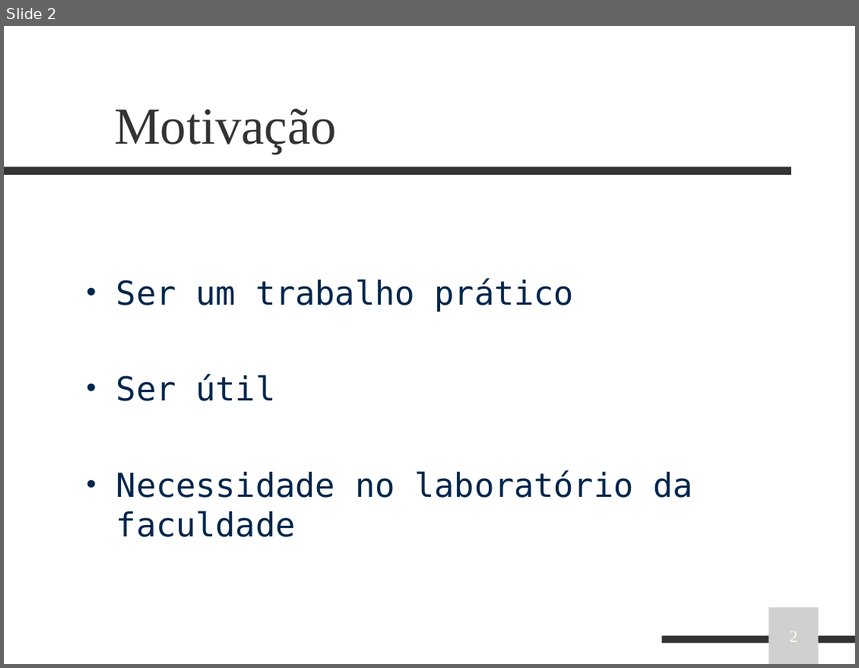
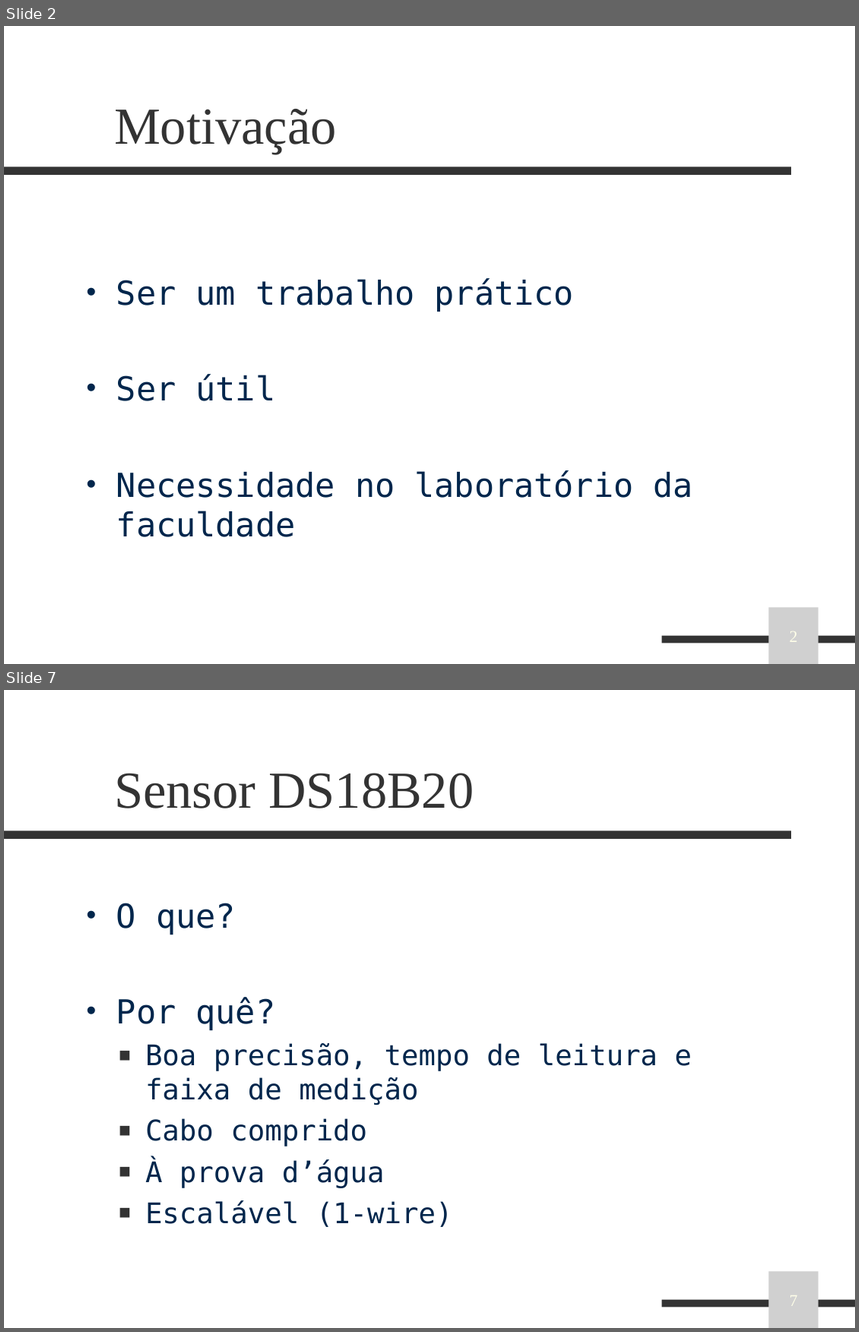
Before and after one commit to rennancockles/RealTimeMonitor, a slide deck: docs/apresentacao.ppt. Shown one above the other, each under a label of ours: slide 2 before the commit, slides 2 and 7 after it; the slides between them are not shown. The pictures are 859x668 and 859x1332 pixels, drawn with LibreOffice and Linux fonts; fonts in the diff are those of the drawing; grey boxes stand for pictures; background and template pictures are left out. Boxes give left, top, right and bottom in pixels: in the first picture for what was removed or moved away, otherwise in the second. Text is boxed around its words. In the diff, an @@ line names an element or a change of style, - is before the commit and + after.

```diff
--- a/docs/apresentacao.ppt
+++ b/docs/apresentacao.ppt
@@ slide 7 added at <box>4,690,855,1328</box>, background picture (left out); not listed: 2 template elements that a slide beside it also shows @@
@@ title added at <box>114,773,474,809</box>, 44 pt, text #333333 @@
+Sensor DS18B20
@@ text added at <box>116,903,692,1227</box>, 24 pt, text #00264C @@
+• O que?
+• Por quê?
+  ■ Boa precisão, tempo de leitura e faixa de medição
+  ■ Cabo comprido
+  ■ À prova d’água
+  ■ Escalável (1-wire)
@@ picture added at <box>769,1271,819,1328</box>, 14 pt, text #FFFFE9 @@
+7
```
Also in this commit, not shown: 19 other slides added, 16 slides removed, 1 other file.
